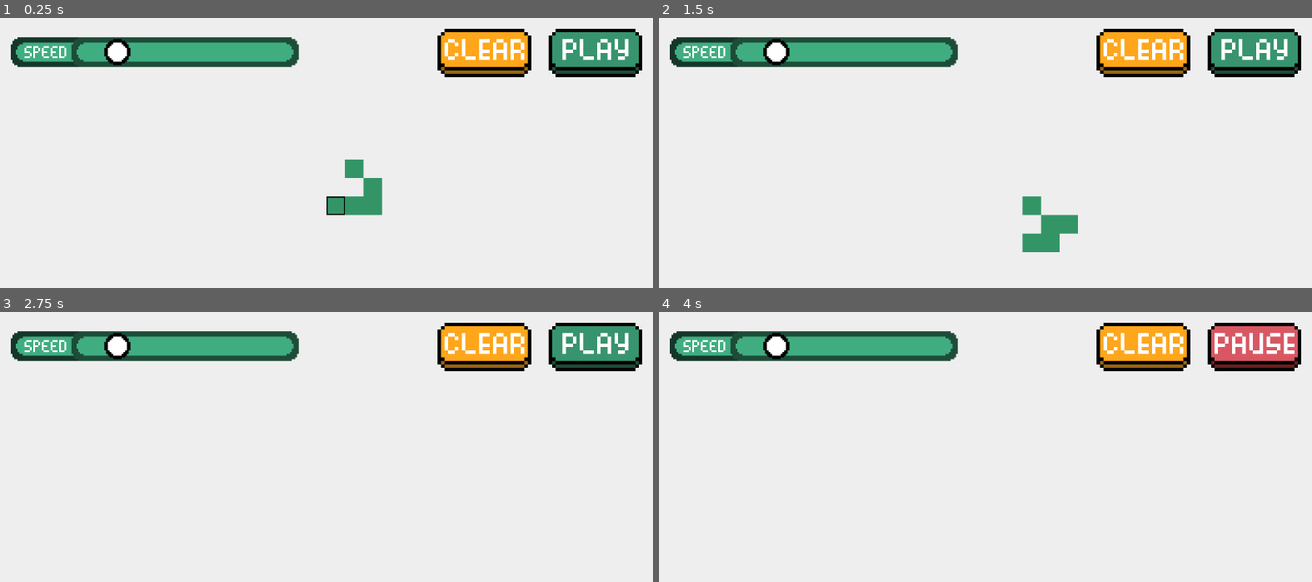
Above: before the commit, frames 1-4 (two rows, left to right).
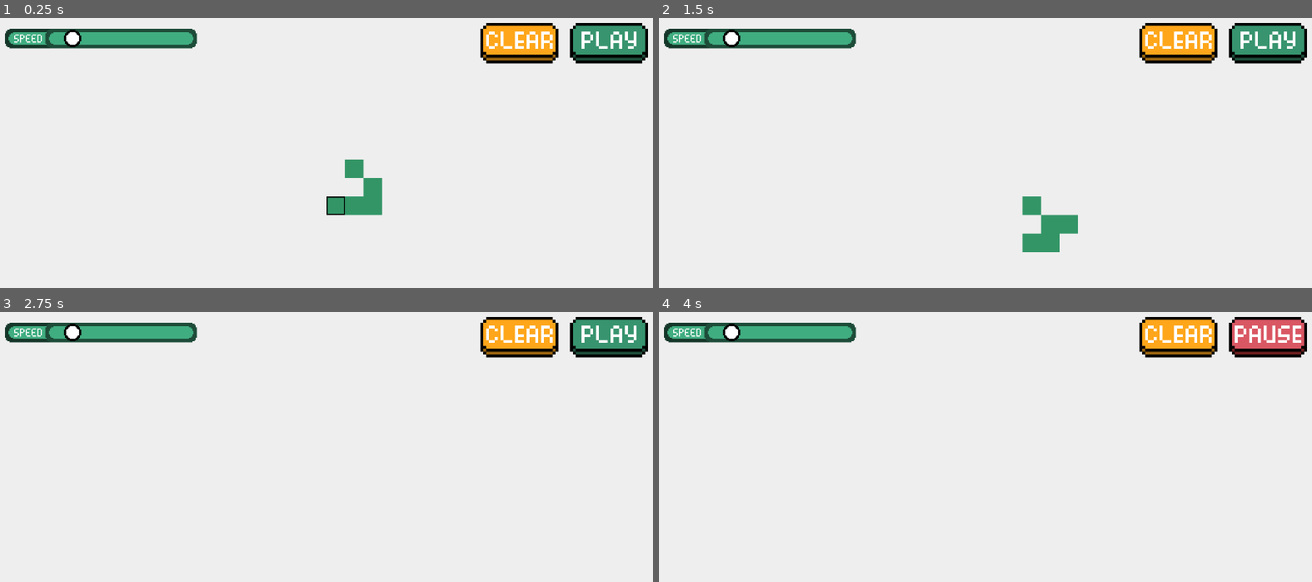
Above: after the commit, the same moments.

Repository: amaark/conways-game-of-life
Game: Godot game, scene res://scenes/main.tscn
Same seed, same stepped clock (60 frames per second), same inputs: the game is played once before the commit and once after it.
Inputs (mouse positions are in pixels of both pictures, inside the frame that each line leads up to; where the layout moved, square brackets give the same spot in the first picture):
- Up to frame 1 (0.25 s): no input
- Up to frame 2 (1.5 s): click (1266, 42) [1253, 53] at 0.5 s; click (1266, 42) [1253, 53] at 1.25 s
- Up to frame 3 (2.75 s): click (522, 336) [483, 347] at 2 s
- Up to frame 4 (4 s): click (1181, 336) [1142, 347] at 2.75 s; click (1266, 336) [1253, 347] at 3.5 s

The runs differ from the first frame. In frame 1, 10% of the frame differs, in the area x 0-100%, y 1-22%; in frame 2, 10%; in frame 3, 10%; in frame 4, 10%.

Commit message:
Adjust button and speed slider positions

Diff:
--- a/scenes/hud.tscn
+++ b/scenes/hud.tscn
@@ -27,10 +27,10 @@
 anchors_preset = 1
 anchor_left = 1.0
 anchor_right = 1.0
-offset_left = -192.0
-offset_top = 30.0
-offset_right = -30.0
-offset_bottom = 114.0
+offset_left = -155.0
+offset_top = 20.0
+offset_right = -20.0
+offset_bottom = 90.0
 grow_horizontal = 0
 texture_normal = ExtResource("2_5ysmq")
 texture_pressed = ExtResource("3_6fi6k")
@@ -40,21 +40,21 @@
 anchors_preset = 1
 anchor_left = 1.0
 anchor_right = 1.0
-offset_left = -384.0
-offset_top = 30.0
-offset_right = -222.0
-offset_bottom = 114.0
+offset_left = -310.0
+offset_top = 20.0
+offset_right = -175.0
+offset_bottom = 90.0
 grow_horizontal = 0
 texture_normal = ExtResource("4_5pdws")
 texture_pressed = ExtResource("5_hd3ao")
 stretch_mode = 0
 
 [node name="SpeedSlider" type="HSlider" parent="."]
-offset_left = 135.0
-offset_top = 45.0
-offset_right = 266.0
-offset_bottom = 62.0
-scale = Vector2(3, 3)
+offset_left = 90.0
+offset_top = 30.0
+offset_right = 221.0
+offset_bottom = 47.0
+scale = Vector2(2, 2)
 theme_override_icons/grabber = ExtResource("4_uo2fv")
 theme_override_icons/grabber_highlight = ExtResource("4_uo2fv")
 theme_override_icons/grabber_disabled = ExtResource("4_uo2fv")
@@ -62,7 +62,7 @@
 theme_override_styles/grabber_area = SubResource("StyleBoxEmpty_uo2fv")
 theme_override_styles/grabber_area_highlight = SubResource("StyleBoxEmpty_047uy")
 min_value = 0.2
-max_value = 5.0
+max_value = 6.0
 step = 0.2
 value = 1.0
 scrollable = false
